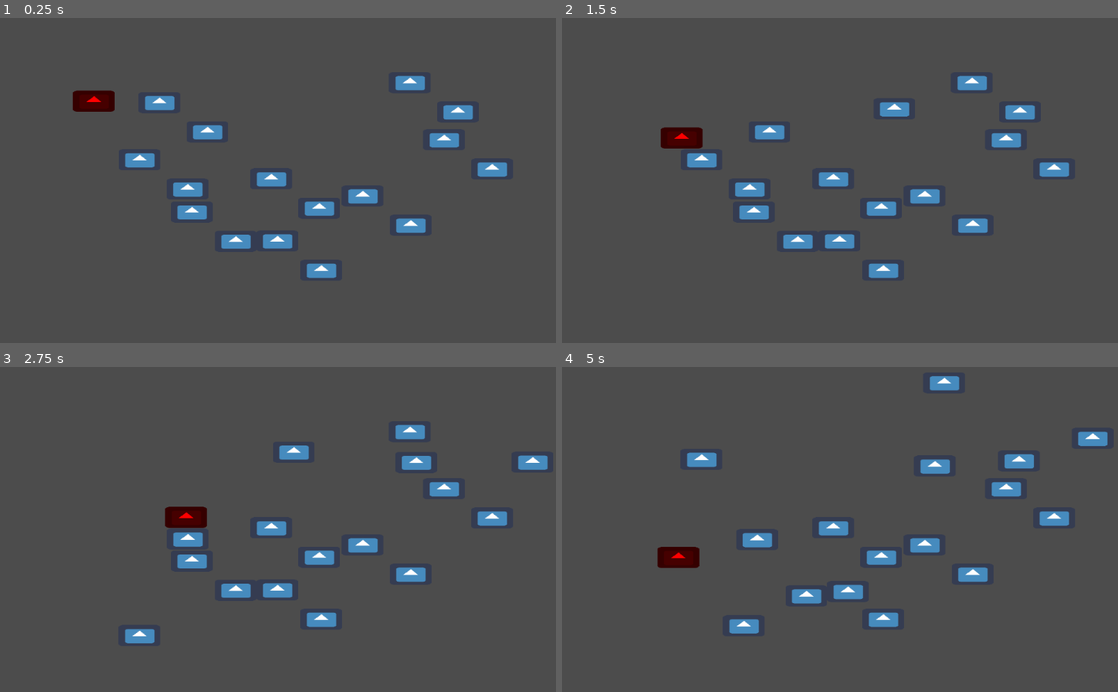
Above: before the commit, frames 1-4 (two rows, left to right).
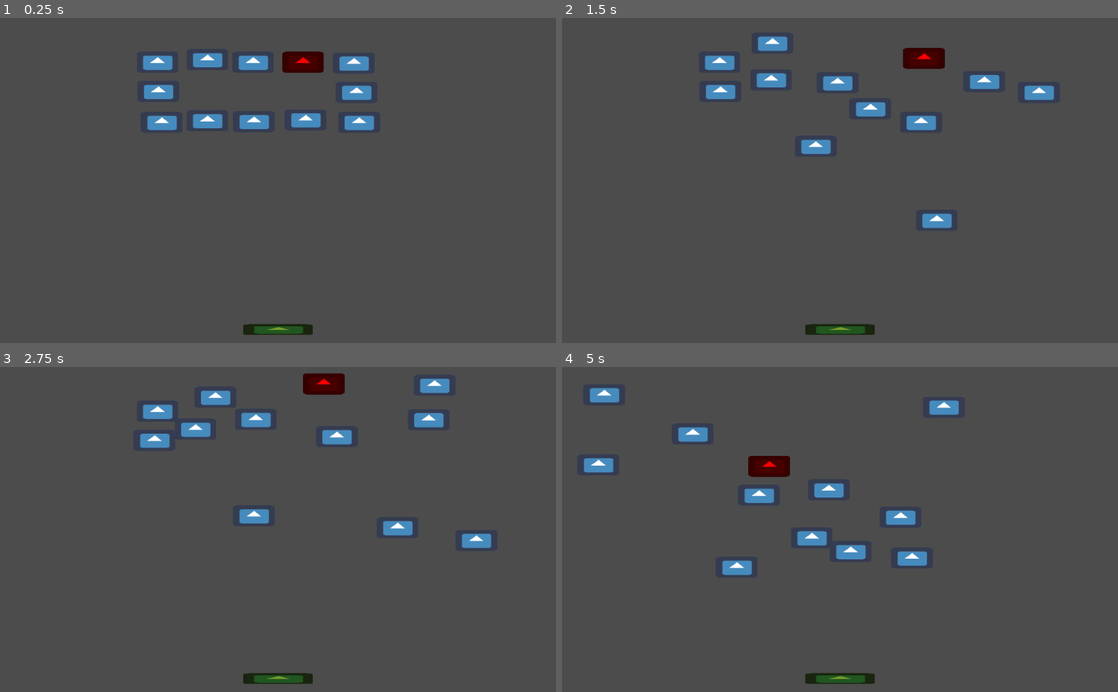
Above: after the commit, the same moments.

Repository: arnaudcoj/weekly_game_jam_50
Game: Godot game, scene res://test.tscn
Two runs of this game, one before a commit and one after it. Both use one fixed random seed, a clock stepped at 60 frames per second and the inputs below. The engine's default icon, where the game draws it, is replaced by a stand-in: a white triangle on a blue panel in a dark square.
Inputs:
- Up to frame 1 (0.25 s): no input
- Up to frame 2 (1.5 s): hold Right (ui_right) 0.53-1.28 s; hold Down (ui_down) from 1.28 s (still down)
- Up to frame 3 (2.75 s): release Down (ui_down) at 2.03 s; hold Right (ui_right) from 2.03 s (still down)
- Up to frame 4 (5 s): release Right (ui_right) at 2.78 s; hold Up (ui_up) 2.78-3.53 s; hold Left (ui_left) from 3.53 s (still down)

The runs differ from the first frame. In frame 1, 7.7% of the frame differs, in the area x 13-92%, y 10-98%; in frame 2, 7.6%; in frame 3, 7.8%; in frame 4, 7.8%, in the area x 3-99%, y 2-98%.

Commit message:
add dummy brick ia

Diff:
--- a/brick/brick.gd
+++ b/brick/brick.gd
@@ -1,12 +1,14 @@
 extends RigidBody2D
 
-export var speed = 500
+export var speed = 800
 export var human = false
 
 var velocity = Vector2()
 
 func _ready():
-	pass
+	if !human:
+		$Timer.wait_time = rand_range(.2, 5.0)
+		$Timer.start()
 
 func _process(delta):
 	if human:
@@ -14,7 +16,6 @@
 
 func human_control():
 	if Input.is_action_just_pressed("ui_right"):
-
 		apply_impulse(Vector2(0,0), Vector2(speed,0))
 	if Input.is_action_just_pressed("ui_left"):
 		apply_impulse(Vector2(0,0), Vector2(-speed,0))
@@ -22,3 +23,19 @@
 		apply_impulse(Vector2(0,0), Vector2(0,-speed))
 	if Input.is_action_just_pressed("ui_down"):
 		apply_impulse(Vector2(0,0), Vector2(0,speed))
+
+func _on_Timer_timeout():
+	if !human:
+		var dir_choice = randi() % 4
+
+		if dir_choice == 0 :
+			apply_impulse(Vector2(0,0), Vector2(speed,0))
+		elif dir_choice == 1 :
+			apply_impulse(Vector2(0,0), Vector2(-speed,0))
+		elif dir_choice == 2 :
+			apply_impulse(Vector2(0,0), Vector2(0,-speed))
+		elif dir_choice == 3 :
+			apply_impulse(Vector2(0,0), Vector2(0,speed))
+
+		$Timer.wait_time = rand_range(1.0, 5.0)
+		$Timer.start()
--- a/brick/brick.tscn
+++ b/brick/brick.tscn
@@ -9,7 +9,7 @@
 radius = 19.6541
 height = 37.7287
 
-[node name="Node2D" type="RigidBody2D" index="0"]
+[node name="Brick" type="RigidBody2D" index="0"]
 
 input_pickable = false
 collision_layer = 1
@@ -31,7 +31,7 @@
 angular_damp = -1.0
 script = ExtResource( 1 )
 _sections_unfolded = [ "Angular", "Applied Forces", "Collision", "Linear", "Pickable", "collision" ]
-speed = 500
+speed = 800
 human = false
 
 [node name="Sprite" type="Sprite" parent="." index="0"]
@@ -45,3 +45,12 @@
 rotation = 1.5708
 shape = SubResource( 1 )
 _sections_unfolded = [ "Transform" ]
+
+[node name="Timer" type="Timer" parent="." index="2"]
+
+process_mode = 1
+wait_time = 1.0
+one_shot = false
+autostart = false
+
+[connection signal="timeout" from="Timer" to="." method="_on_Timer_timeout"]
--- /dev/null
+++ b/paddle/paddle.tscn
@@ -0,0 +1,30 @@
+[gd_scene load_steps=3 format=2]
+
+[ext_resource path="res://icon.png" type="Texture" id=1]
+
+[sub_resource type="CapsuleShape2D" id=1]
+
+custom_solver_bias = 0.0
+radius = 10.0
+height = 108.445
+
+[node name="Paddle" type="KinematicBody2D" index="0"]
+
+input_pickable = false
+collision_layer = 1
+collision_mask = 1
+collision/safe_margin = 0.08
+
+[node name="Sprite" type="Sprite" parent="." index="0"]
+
+modulate = Color( 0.468164, 0.617188, 0.173584, 1 )
+position = Vector2( -0.109183, 0.323431 )
+scale = Vector2( 2.00068, 0.314781 )
+texture = ExtResource( 1 )
+_sections_unfolded = [ "Material", "Visibility" ]
+
+[node name="CollisionShape2D" type="CollisionShape2D" parent="." index="1"]
+
+rotation = 1.5708
+shape = SubResource( 1 )
+_sections_unfolded = [ "Transform" ]
--- a/test.tscn
+++ b/test.tscn
@@ -1,97 +1,11 @@
-[gd_scene load_steps=2 format=2]
+[gd_scene load_steps=3 format=2]
 
-[ext_resource path="res://brick/brick.tscn" type="PackedScene" id=1]
+[ext_resource path="res://paddle/paddle.tscn" type="PackedScene" id=1]
+[ext_resource path="res://brick/brick.tscn" type="PackedScene" id=2]
 
 [node name="Node2D" type="Node2D" index="0"]
 
-[node name="Node2D" parent="." index="0" instance=ExtResource( 1 )]
-
-modulate = Color( 1, 0, 0, 1 )
-position = Vector2( 172.929, 153.553 )
-_sections_unfolded = [ "Angular", "Applied Forces", "Collision", "Linear", "Material", "Pickable", "Transform", "Visibility", "collision" ]
-human = true
-
-[node name="Node2D2" parent="." index="1" instance=ExtResource( 1 )]
-
-position = Vector2( 293.614, 156.056 )
-script = null
-
-[node name="Node2D14" parent="." index="2" instance=ExtResource( 1 )]
-
-position = Vector2( 382.012, 210.077 )
-script = null
-
-[node name="Node2D3" parent="." index="3" instance=ExtResource( 1 )]
-
-position = Vector2( 257.079, 261.741 )
-script = null
-
-[node name="Node2D15" parent="." index="4" instance=ExtResource( 1 )]
-
-position = Vector2( 345.477, 315.762 )
-script = null
-
-[node name="Node2D4" parent="." index="5" instance=ExtResource( 1 )]
-
-position = Vector2( 754.895, 119.243 )
-script = null
-
-[node name="Node2D17" parent="." index="6" instance=ExtResource( 1 )]
-
-position = Vector2( 843.293, 173.264 )
-script = null
-
-[node name="Node2D5" parent="." index="7" instance=ExtResource( 1 )]
-
-position = Vector2( 499.51, 296.903 )
-script = null
-
-[node name="Node2D16" parent="." index="8" instance=ExtResource( 1 )]
-
-position = Vector2( 587.908, 350.924 )
-script = null
-
-[node name="Node2D6" parent="." index="9" instance=ExtResource( 1 )]
-
-position = Vector2( 817.817, 224.729 )
-script = null
-
-[node name="Node2D11" parent="." index="10" instance=ExtResource( 1 )]
-
-position = Vector2( 906.215, 278.75 )
-script = null
-
-[node name="Node2D7" parent="." index="11" instance=ExtResource( 1 )]
-
-position = Vector2( 503.212, 411.641 )
-script = null
-
-[node name="Node2D12" parent="." index="12" instance=ExtResource( 1 )]
-
-position = Vector2( 591.61, 465.662 )
-script = null
-
-[node name="Node2D8" parent="." index="13" instance=ExtResource( 1 )]
-
-position = Vector2( 353.311, 357.973 )
-script = null
-
-[node name="Node2D10" parent="." index="14" instance=ExtResource( 1 )]
-
-position = Vector2( 441.709, 411.994 )
-script = null
-
-[node name="Node2D9" parent="." index="15" instance=ExtResource( 1 )]
-
-position = Vector2( 667.916, 328.363 )
-script = null
-
-[node name="Node2D18" parent="." index="16" instance=ExtResource( 1 )]
-
-position = Vector2( 756.314, 382.384 )
-script = null
-
-[node name="StaticBody2D" type="StaticBody2D" parent="." index="17"]
+[node name="StaticBody2D" type="StaticBody2D" parent="." index="0"]
 
 input_pickable = false
 collision_layer = 1
@@ -105,4 +19,63 @@
 [node name="CollisionPolygon2D" type="CollisionPolygon2D" parent="StaticBody2D" index="0"]
 
 build_mode = 0
-polygon = PoolVector2Array( 0, 0, -500, -500, 1500, -500, 1500, 1500, -500, 1500, -500, -500, 0, 0, 0, 600, 1024, 600, 1024, 0 )
+polygon = PoolVector2Array( 0, 0, -500, -500, 1500, -500, 1500, 1500, -500, 1500, -500, -500, 0, 0, 0, 400, 1024, 400, 1024, 0 )
+
+[node name="Paddle" parent="." index="1" instance=ExtResource( 1 )]
+
+position = Vector2( 512.13, 575.098 )
+collision_layer = 4
+collision_mask = 4
+_sections_unfolded = [ "Collision" ]
+
+[node name="Brick" parent="." index="2" instance=ExtResource( 2 )]
+
+modulate = Color( 1, 0, 0, 1 )
+self_modulate = Color( 1, 0, 0, 1 )
+position = Vector2( 558.143, 81.6406 )
+_sections_unfolded = [ "Angular", "Applied Forces", "Collision", "Linear", "Material", "Pickable", "Visibility", "collision" ]
+human = true
+
+[node name="Brick2" parent="." index="3" instance=ExtResource( 2 )]
+
+position = Vector2( 289.995, 81.6406 )
+
+[node name="Brick3" parent="." index="4" instance=ExtResource( 2 )]
+
+position = Vector2( 661.278, 192.708 )
+
+[node name="Brick4" parent="." index="5" instance=ExtResource( 2 )]
+
+position = Vector2( 382.022, 189.535 )
+
+[node name="Brick5" parent="." index="6" instance=ExtResource( 2 )]
+
+position = Vector2( 382.022, 76.8805 )
+
+[node name="Brick6" parent="." index="7" instance=ExtResource( 2 )]
+
+position = Vector2( 466.116, 81.6406 )
+
+[node name="Brick7" parent="." index="8" instance=ExtResource( 2 )]
+
+position = Vector2( 656.518, 137.174 )
+
+[node name="Brick8" parent="." index="9" instance=ExtResource( 2 )]
+
+position = Vector2( 291.581, 135.588 )
+
+[node name="Brick9" parent="." index="10" instance=ExtResource( 2 )]
+
+position = Vector2( 467.703, 191.122 )
+
+[node name="Brick10" parent="." index="11" instance=ExtResource( 2 )]
+
+position = Vector2( 562.904, 187.948 )
+
+[node name="Brick11" parent="." index="12" instance=ExtResource( 2 )]
+
+position = Vector2( 297.928, 192.708 )
+
+[node name="Brick12" parent="." index="13" instance=ExtResource( 2 )]
+
+position = Vector2( 651.758, 83.2273 )
